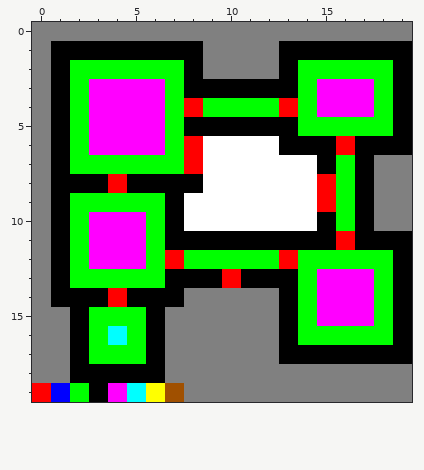
One commit to this pixel-art sprite: Alpha30/Alpha30Bonus/map_layouts/castle1/castle1_12.png. The picture above is the old version.
The file is 20x20 pixels.
After the commit:
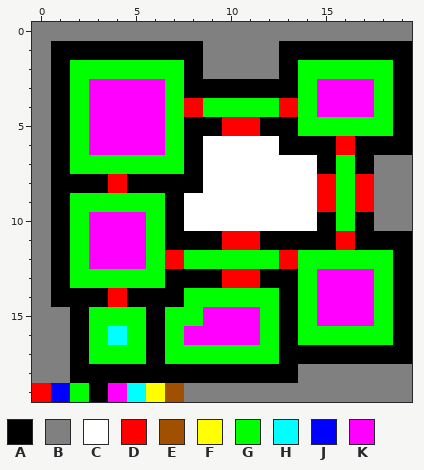
Palette (. is transparent): A #000000  B #808080  C #ffffff  D #ff0000  E #a05000  F #ffff00  G #00ff00  H #00ffff  J #0000ff  K #ff00ff
The edit:
The author changed colour B to colour A in row 18 at x 7 to 13.
The author changed colour D to colour A in rows 6 to 7 at x 8.
The author changed colour A to colour D in row 5 at x 10 to 11; in rows 8 to 9 at x 17; in row 11 at x 10 to 11; in row 13 at x 11.
The author changed colour B to colour G in row 14 at x 8 to 12; in row 15 at x 7 to 8 and 12; in row 16 at x 7 and 12; in row 17 at x 7 to 12.
The author changed colour B to colour K in row 15 at x 9 to 11; in row 16 at x 8 to 11.
Where, in picture pixels (left, top, right, bottom), the same in both pictures:
changed: (165, 117, 374, 383)
